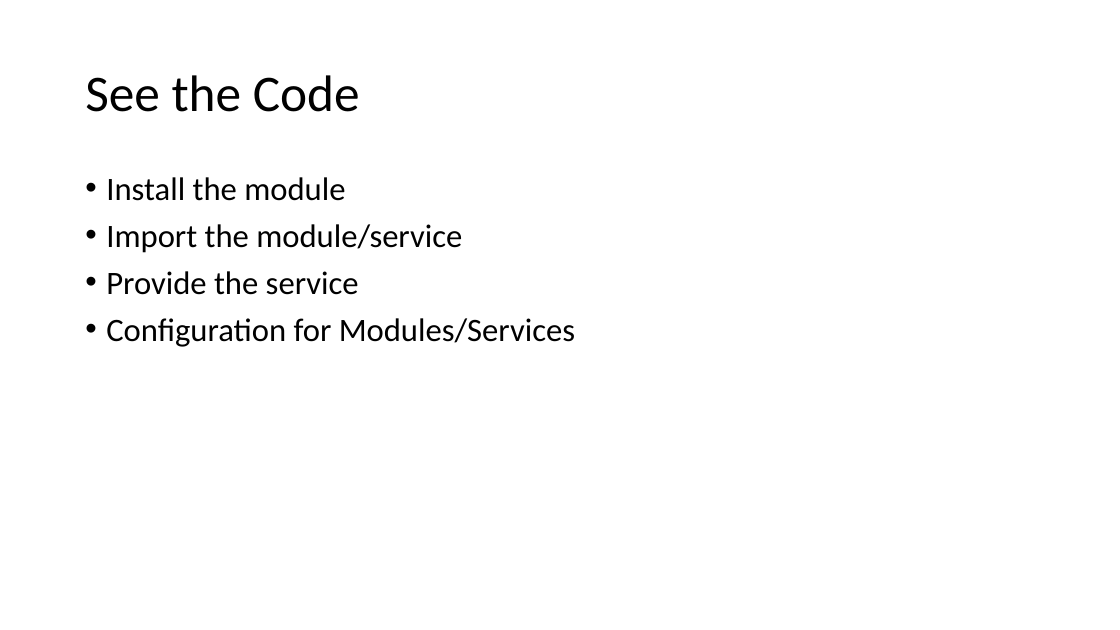
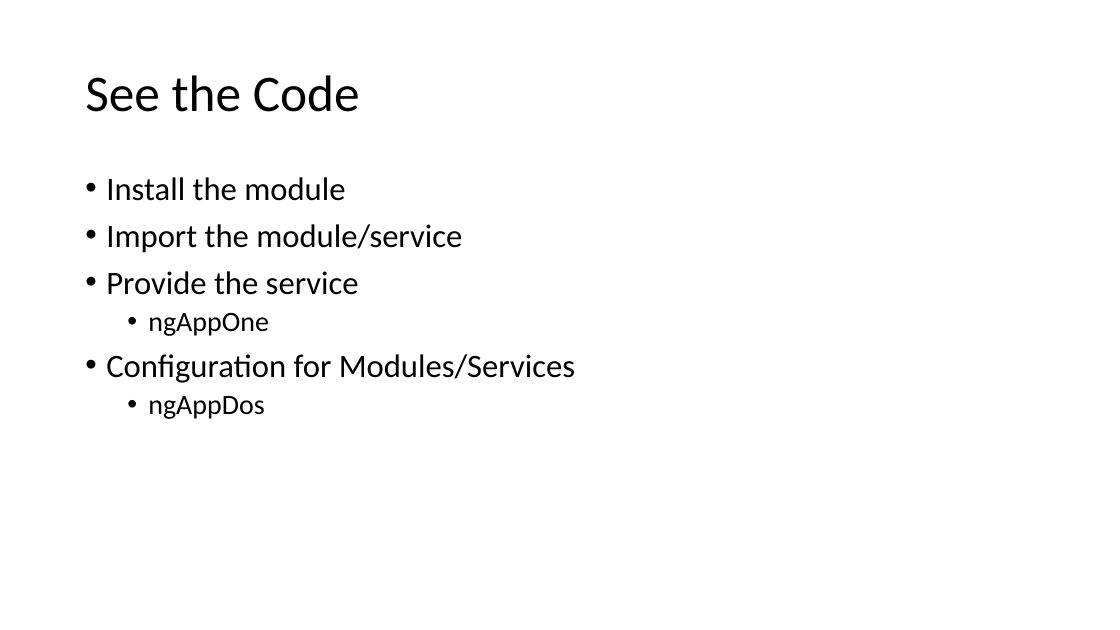
Before and after one commit to buildmotion/custom-angular-modules, a slide deck: slide 40 of presentation/custom-angular-modules.pptx. Drawn at 1120x630 pixels with LibreOffice and Linux fonts; fonts in the diff are those of the drawing. Boxes give left, top, right and bottom in pixels: in the first picture for what was removed or moved away, otherwise in the second. Text is boxed around its words. In the diff, an @@ line names an element or a change of style, - is before the commit and + after.

```diff
--- a/presentation/custom-angular-modules.pptx
+++ b/presentation/custom-angular-modules.pptx
@@ text at (x1=148, y1=313, x2=269, y2=336): paragraph added @@
+  • ngAppOne
@@ text at (x1=148, y1=396, x2=264, y2=419): paragraph added @@
+  • ngAppDos
```
Also in this commit, not shown: 4 other slides changed.
